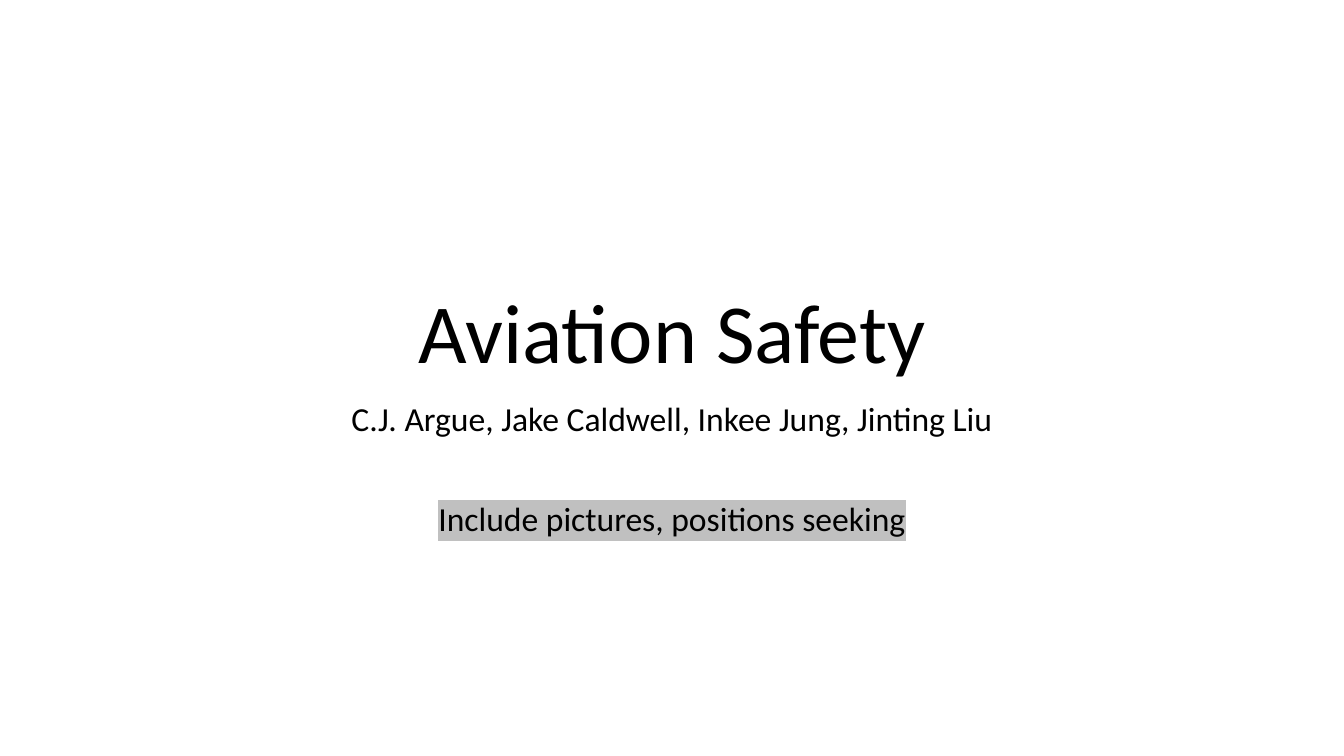
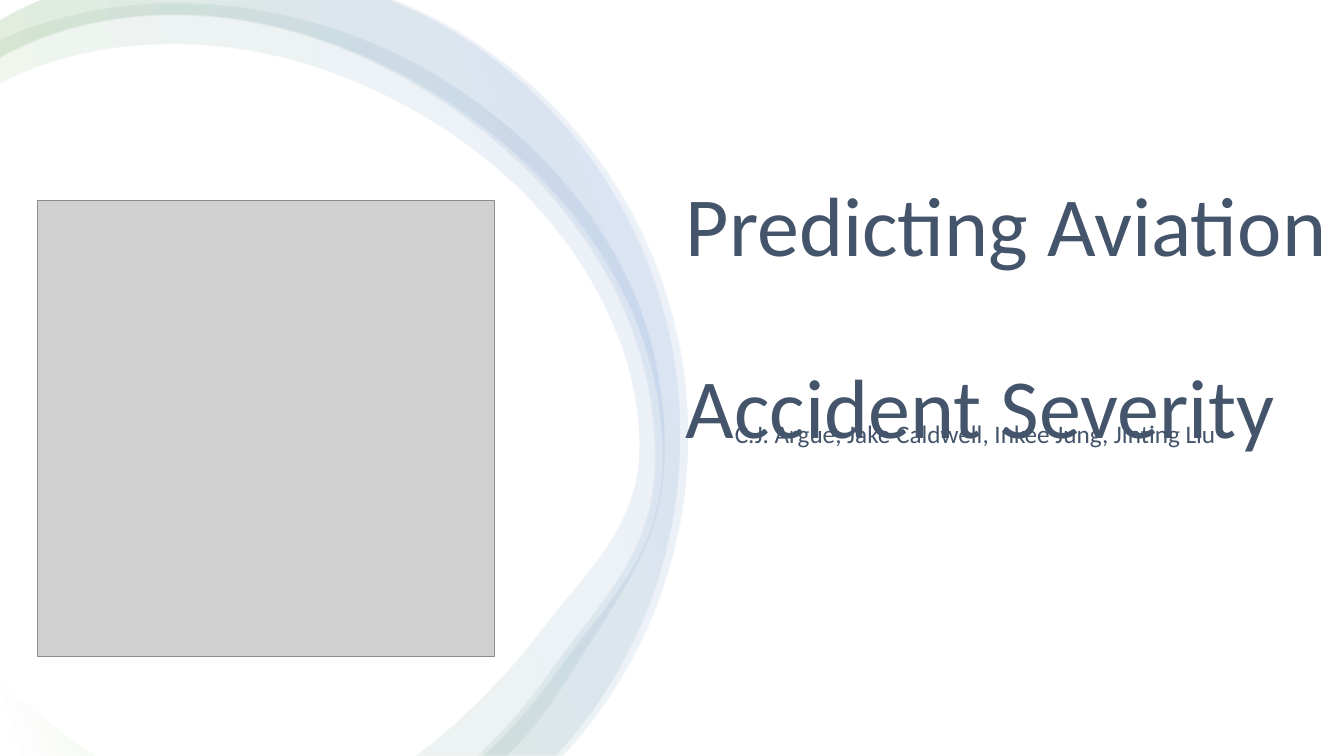
Before and after one commit to TheErdosInstitute-Summer2025-Project/aviation-project, a slide deck: slide 1 of deliverables/presentationcopy.pptx. Drawn at 1344x756 pixels with LibreOffice and Linux fonts; fonts in the diff are those of the drawing; grey boxes stand for pictures. Boxes give left, top, right and bottom in pixels: in the first picture for what was removed or moved away, otherwise in the second. Text is boxed around its words. In the diff, an @@ line names an element or a change of style, - is before the commit and + after.

```diff
--- a/deliverables/presentationcopy.pptx
+++ b/deliverables/presentationcopy.pptx
@@ rectangle added at box(0, 0, 1344, 756), fill #FFFFFF @@
@@ freeform shape added at box(0, 4, 664, 756), fill gradient #FFFFFF to #70AD47 to #4472C4 @@
@@ freeform shape added at box(0, 0, 680, 756), fill gradient #FFFFFF to #70AD47 to #4472C4 @@
@@ freeform shape added at box(0, 0, 688, 755), fill gradient #FFFFFF to #70AD47 to #4472C4 @@
@@ title "Predicting Aviation Accident Severity" at box(686, 197, 1326, 452): vertical alignment bottom to top @@
@@ picture added at box(37, 201, 494, 657) @@
@@ title at box(686, 197, 1326, 452): text changed; text colour #000000 to #44546A @@
-Aviation Safety
+Predicting Aviation
+Accident Severity
@@ subtitle "C.J. Argue, Jake Caldwell, Inkee ...": place and size @@
-subtitle "C.J. Argue, Jake Caldwell, Inkee ..." at box(351, 407, 992, 537)
+subtitle "C.J. Argue, Jake Caldwell, Inkee ..." at box(735, 422, 1216, 448)
@@ subtitle "C.J. Argue, Jake Caldwell, Inkee ..." at box(735, 422, 1216, 448): size 24 to 18 pt, text colour #000000 to #44546A; alignment centre to left; vertical alignment top to bottom @@
@@ subtitle at box(438, 507, 905, 537): paragraph removed @@
-Include pictures, positions seeking
```
Also in this commit, not shown: 1 other slide changed.
